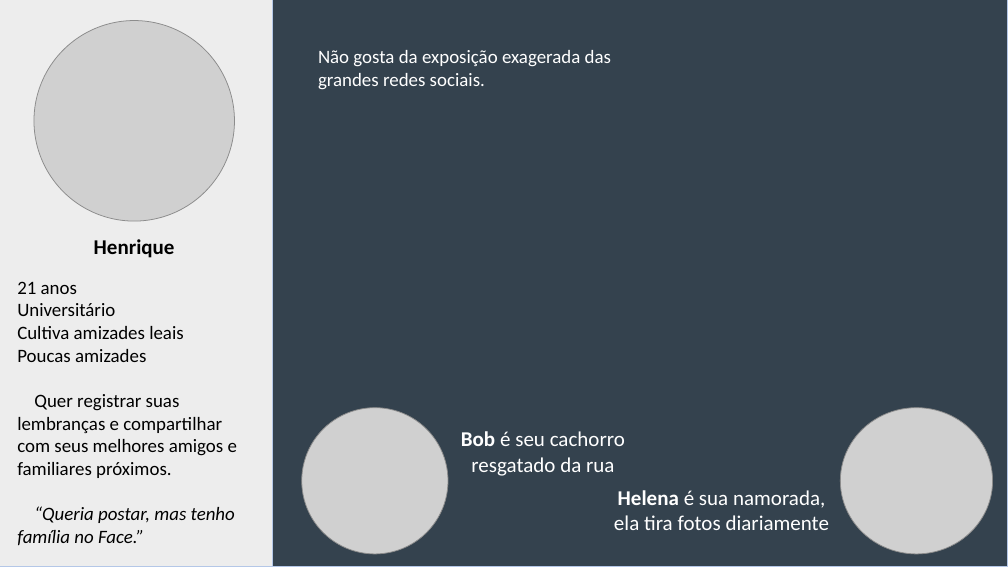
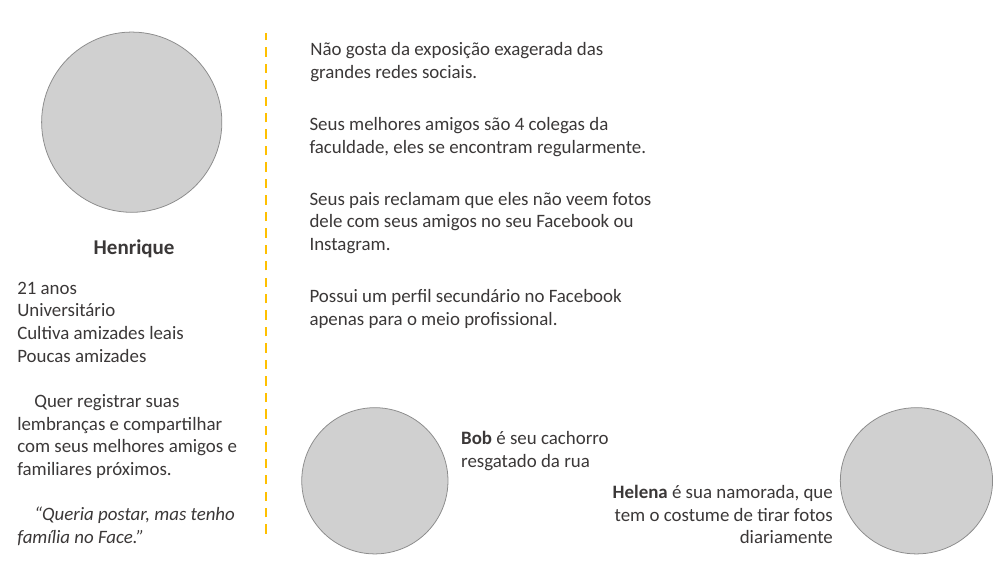
Before and after one commit to YudiG12/hxh-etc, a slide deck: slide 1 of Proto-persona.pptx. Drawn at 1008x567 pixels with LibreOffice and Linux fonts; fonts in the diff are those of the drawing; grey boxes stand for pictures. Boxes give left, top, right and bottom in pixels: in the first picture for what was removed or moved away, otherwise in the second. Text is boxed around its words. In the diff, an @@ line names an element or a change of style, - is before the commit and + after.

```diff
--- a/Proto-persona.pptx
+++ b/Proto-persona.pptx
@@ rectangle removed at (x1=0, y1=0, x2=273, y2=567) @@
@@ rectangle removed at (x1=273, y1=0, x2=1008, y2=567) @@
@@ picture resized from (x1=34, y1=20, x2=234, y2=221) to (x1=42, y1=32, x2=222, y2=212) @@
@@ line added from (266, 534) to (266, 33), #FFC000 2.25 pt dashed @@
@@ text "Não gosta da exposição exagerada ..." moved from (x1=318, y1=50, x2=611, y2=90) to (x1=310, y1=42, x2=603, y2=82) @@
@@ text "Não gosta da exposição exagerada ..." at (x1=310, y1=42, x2=603, y2=82): text colour #FFFFFF to #3B3838 @@
@@ text added at (x1=310, y1=117, x2=646, y2=156), 18 pt, text #3B3838 @@
+Seus melhores amigos são 4 colegas da faculdade, eles se encontram regularmente.
@@ text added at (x1=310, y1=192, x2=652, y2=254), 18 pt, text #3B3838 @@
+Seus pais reclamam que eles não veem fotos dele com seus amigos no seu Facebook ou Instagram.
@@ text "Henrique" at (x1=94, y1=239, x2=175, y2=258): text colour #000000 to #3B3838 @@
@@ text "21 anos" at (x1=17, y1=281, x2=237, y2=545): text colour #000000 to #3B3838 @@
@@ text added at (x1=310, y1=289, x2=622, y2=328), 18 pt, text #3B3838 @@
+Possui um perfil secundário no Facebook apenas para o meio profissional.
@@ text "Bob é seu cachorro resgatado ..." at (x1=461, y1=430, x2=609, y2=471): size 20 to 18 pt, text colour #FFFFFF to #3B3838; alignment centre to left @@
@@ text at (x1=613, y1=484, x2=833, y2=543): text changed; size 20 to 18 pt; text colour #FFFFFF to #3B3838 @@
-Helena é sua namorada, ela tira fotos diariamente
+Helena é sua namorada, que tem o costume de tirar fotos diariamente
```
Also in this commit, not shown: 1 slide added, 1 other file.
